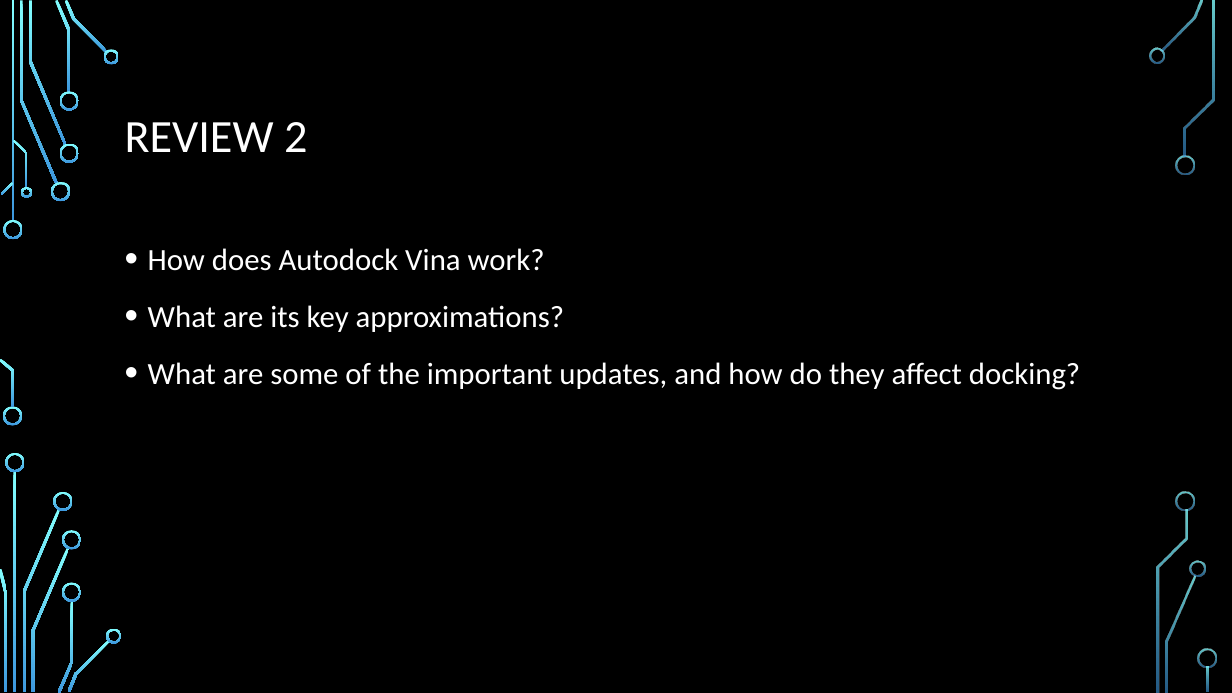
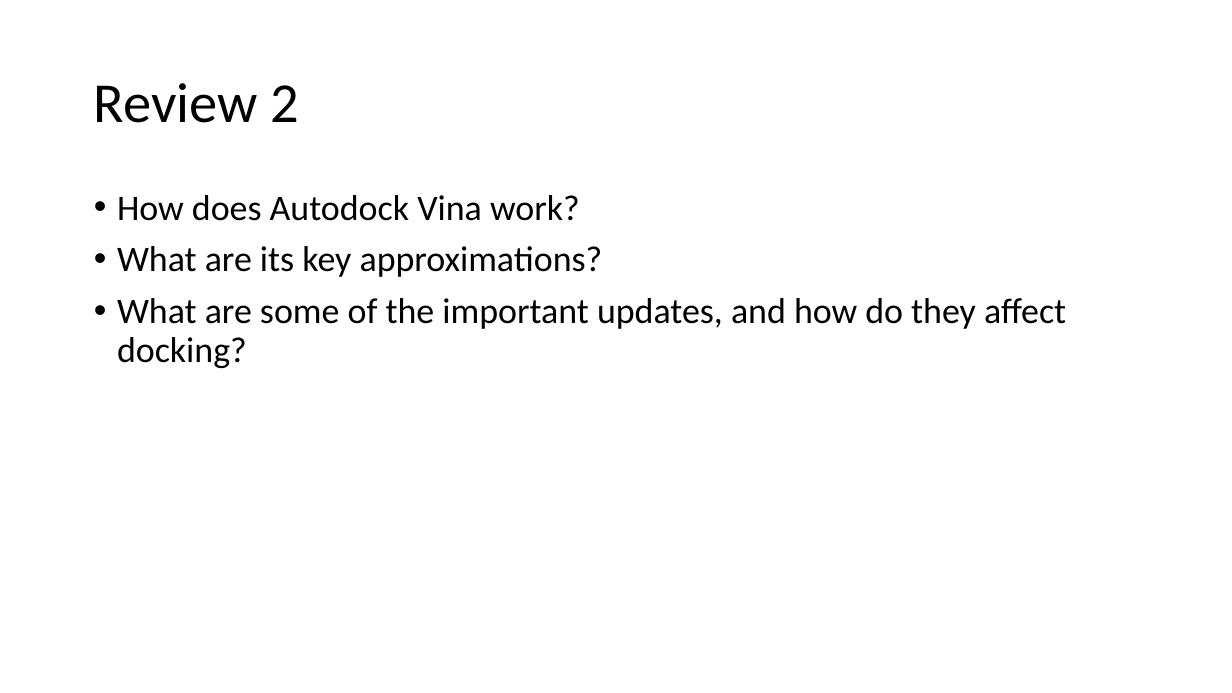
Before and after one commit to CCBatIIT/modelingworkshop, a slide deck: slide 15 of slides/2-2-molecular_docking.pptx. Drawn at 1232x693 pixels with LibreOffice and Linux fonts; fonts in the diff are those of the drawing; background and template pictures are left out. Boxes give left, top, right and bottom in pixels: in the first picture for what was removed or moved away, otherwise in the second. Text is boxed around its words. In the diff, an @@ line names an element or a change of style, - is before the commit and + after.

```diff
--- a/slides/2-2-molecular_docking.pptx
+++ b/slides/2-2-molecular_docking.pptx
@@ background picture (left out) to #FFFFFF @@
@@ title at (94, 83, 300, 123): text changed; size 36 to 44 pt; text colour #FFFFFF to #000000 @@
-REVIEW 2
+Review 2
@@ text "How does Autodock Vina work?": place and size @@
-text "How does Autodock Vina work?" at (148, 248, 1080, 390)
+text "How does Autodock Vina work?" at (117, 195, 1066, 368)
@@ text "How does Autodock Vina work?" at (117, 195, 1066, 368): size 24 to 28 pt, text colour #FFFFFF to #000000; line spacing 1.2 to 0.9 @@
@@ group removed at (0, 0, 1217, 693): 33 freeform shapes, 3 rectangles @@
```
Also in this commit, not shown: 16 other slides changed, 9 other files.
